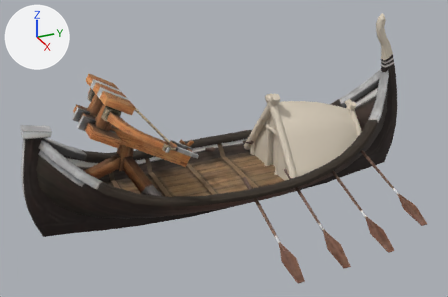
Two versions of the glTF model public/assets/unit-models/236-dragonship.glb, one commit apart.
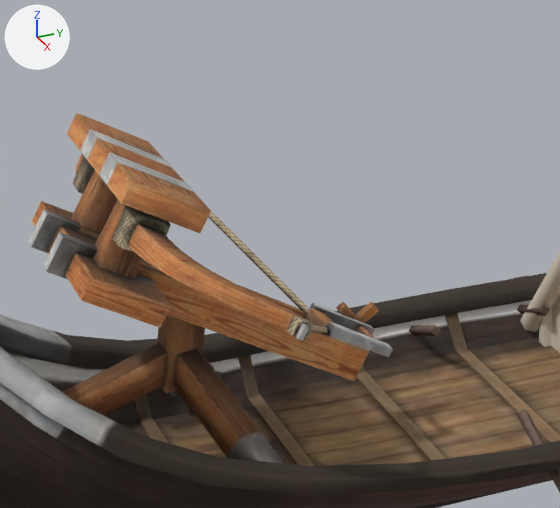
Each version is shown whole from a 50 mm lens placed at (9.09, -4.24, 5.2), pointed at (0.12, -0.2, 0.72), then close up on the part from 14% to 57% of the width and 12% to 71% of the height. Arrows for +X, +Y and +Z are at upper left; the lights stay in place. The last two pictures show the newer version. Vertices at exactly the same position are counted once.
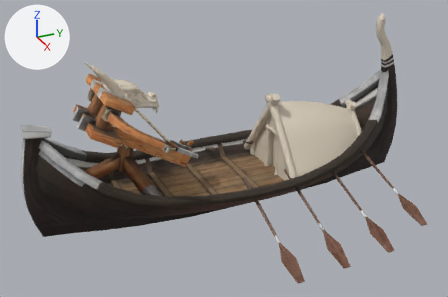
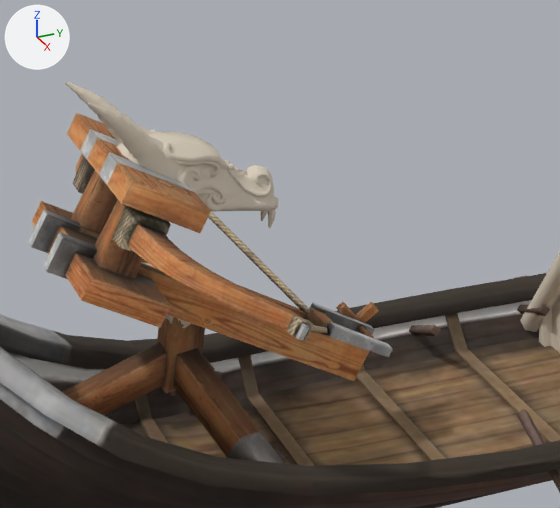
Where the change shows, as pixel boxes [x1, y1, x2, y2] in the close-ups (560 x 508 px):
'Mesh_0', reshaped: before [0, 113, 560, 508]; after [0, 82, 560, 508]
part 1 of me_mesh_0, added (pale yellow): after [65, 82, 278, 212]
part 2 of me_mesh_0, added (mostly hidden): after [141, 262, 191, 328]
part 3 of me_mesh_0, added: after [261, 211, 267, 221]
part 4 of me_mesh_0, added: after [267, 210, 276, 228]

The change, as a diff of the scene's bpy script:
```diff
--- a/public/assets/unit-models/236-dragonship.glb.py
+++ b/public/assets/unit-models/236-dragonship.glb.py
@@ mat_material_4 @@
+mat_material_4 = principled_material('Material_4')
+mat_material_4.base_color = (0.72, 0.64, 0.52)  # pale yellow #ddd1bf
+mat_material_4.metallic = 0.05
+mat_material_4.roughness = 0.9
@@ me_mesh_0 @@
 # used by ob_mesh_0; location = (0.0, 0.0, 0.0)
-me_mesh_0.from_pydata(...)  # 2349 vertices, 4167 faces; spans x -2.67..2.67, y -3.58..3.54, z -0.51..2.75
+me_mesh_0.from_pydata(...)  # 3803 vertices, 7047 faces; spans x -2.67..2.67, y -3.58..3.54, z -0.51..2.75
+# me_mesh_0 part 1: a new loose piece of 1122 vertices spanning x -0.25..0.22, y -2.39..-1.29, z 1.63..2.44, in mat_material_2 (pale yellow #ddd1bf)
+# me_mesh_0 part 2: a new loose piece of 232 vertices spanning x -0.14..0.15, y -2.31..-1.81, z 1.0..1.52, in mat_material_2 (pale yellow #ddd1bf)
+# me_mesh_0 part 3: a new loose piece of 25 vertices spanning x -0.12..-0.06, y -1.39..-1.34, z 1.52..1.66, in mat_material_2 (pale yellow #ddd1bf)
+# me_mesh_0 part 4: a new loose piece of 25 vertices spanning x 0.01..0.07, y -1.39..-1.33, z 1.53..1.66, in mat_material_2 (pale yellow #ddd1bf)
+# other edits to the shape of me_mesh_0 do not show in these pictures
 me_mesh_0.materials.append(mat_material_0)
@@ me_mesh_0 @@
 me_mesh_0.materials.append(mat_material_3)
+me_mesh_0.materials.append(mat_material_4)  # pale yellow #ddd1bf
```
